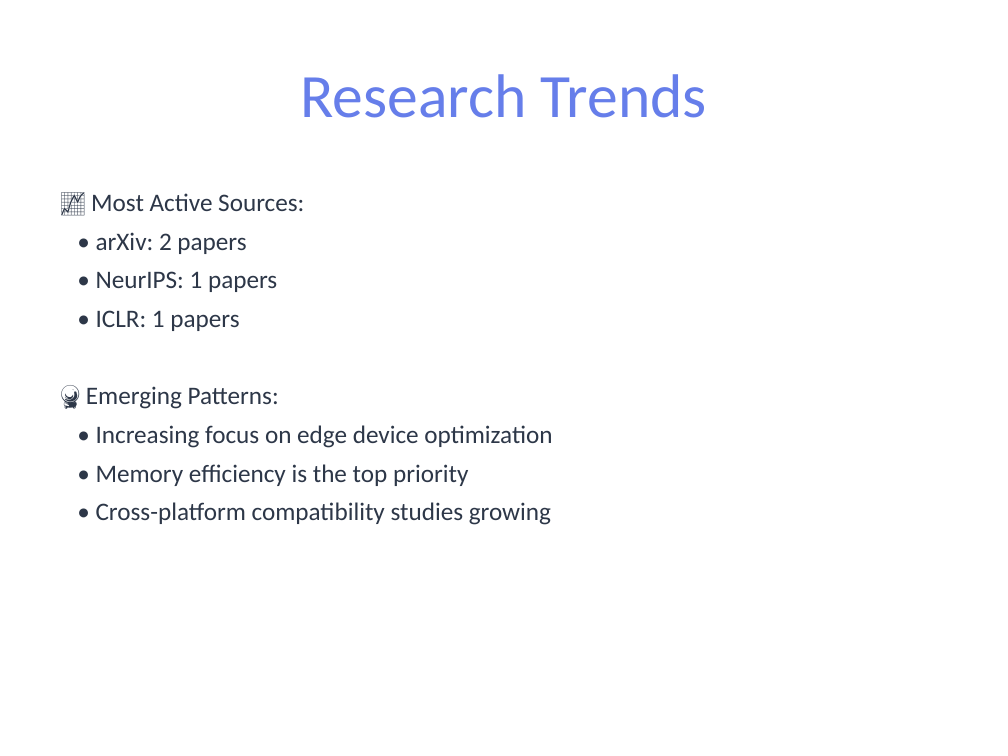
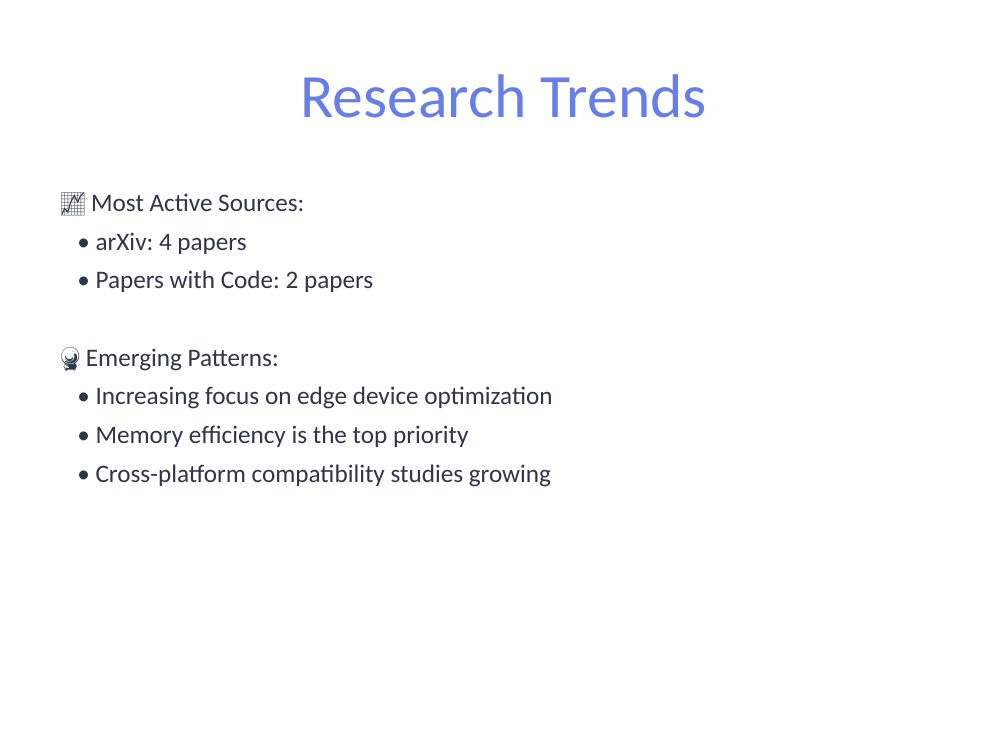
Before and after one commit to pbtsvinaysukhesh/dea-genai-agent, a slide deck: slide 10 of results/reports/report.pptx. Drawn at 1008x756 pixels with LibreOffice and Linux fonts; fonts in the diff are those of the drawing. Boxes give left, top, right and bottom in pixels: in the first picture for what was removed or moved away, otherwise in the second. Text is boxed around its words. In the diff, an @@ line names an element or a change of style, - is before the commit and + after.

```diff
--- a/results/reports/report.pptx
+++ b/results/reports/report.pptx
@@ text at box(96, 232, 373, 292): text changed @@
-• arXiv: 2 papers
-• NeurIPS: 1 papers
-• ICLR: 1 papers
+• arXiv: 4 papers
+• Papers with Code: 2 papers
```
Also in this commit, not shown: 9 other slides changed, 1 slide added, 1 slide removed, 6 other files.
